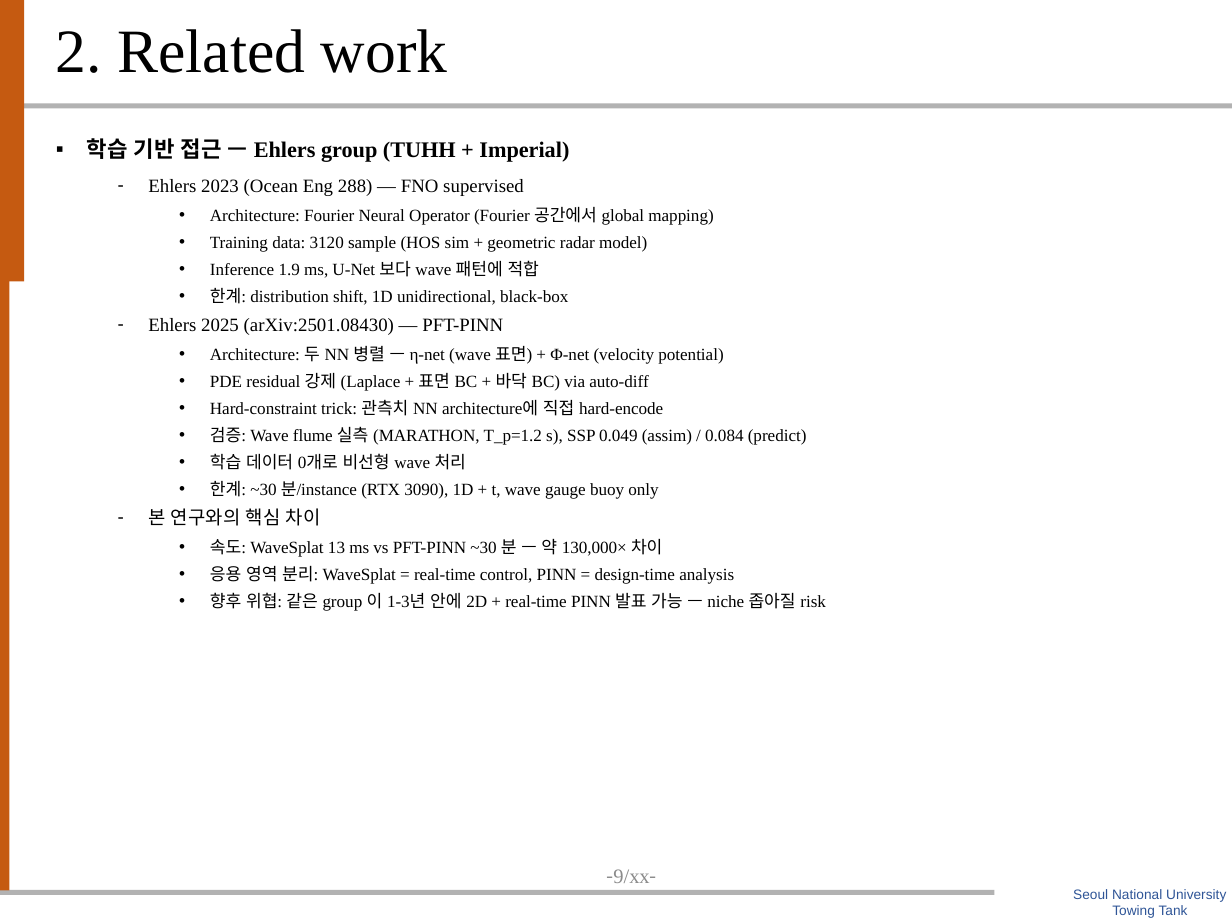
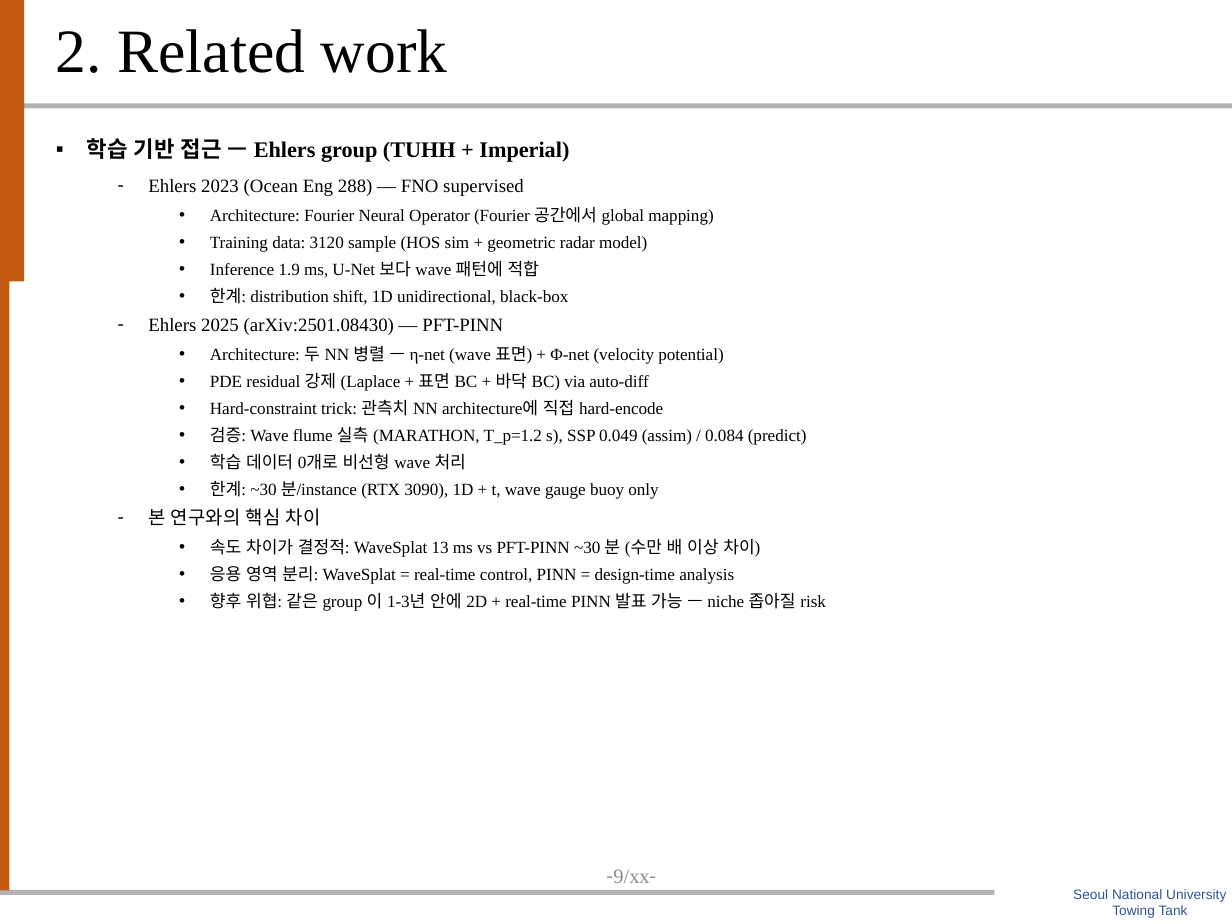
Before and after one commit to SAEYONGPARK94/wavesplat, a slide deck: slide 10 of wavesplat/docs/labmeeting_20260513_박세용_filled.pptx. Drawn at 1232x924 pixels with LibreOffice and Linux fonts; fonts in the diff are those of the drawing; background and template pictures are left out. Boxes give left, top, right and bottom in pixels: in the first picture for what was removed or moved away, otherwise in the second. Text is boxed around its words. In the diff, an @@ line names an element or a change of style, - is before the commit and + after.

```diff
--- a/wavesplat/docs/labmeeting_20260513_박세용_filled.pptx
+++ b/wavesplat/docs/labmeeting_20260513_박세용_filled.pptx
@@ text at <box>210,539,760,557</box>: text changed @@
-    • 속도: WaveSplat 13 ms vs PFT-PINN ~30 분 — 약 130,000× 차이
+    • 속도 차이가 결정적: WaveSplat 13 ms vs PFT-PINN ~30 분 (수만 배 이상 차이)
```
Also in this commit, not shown: 5 other slides changed, 1 other file.
